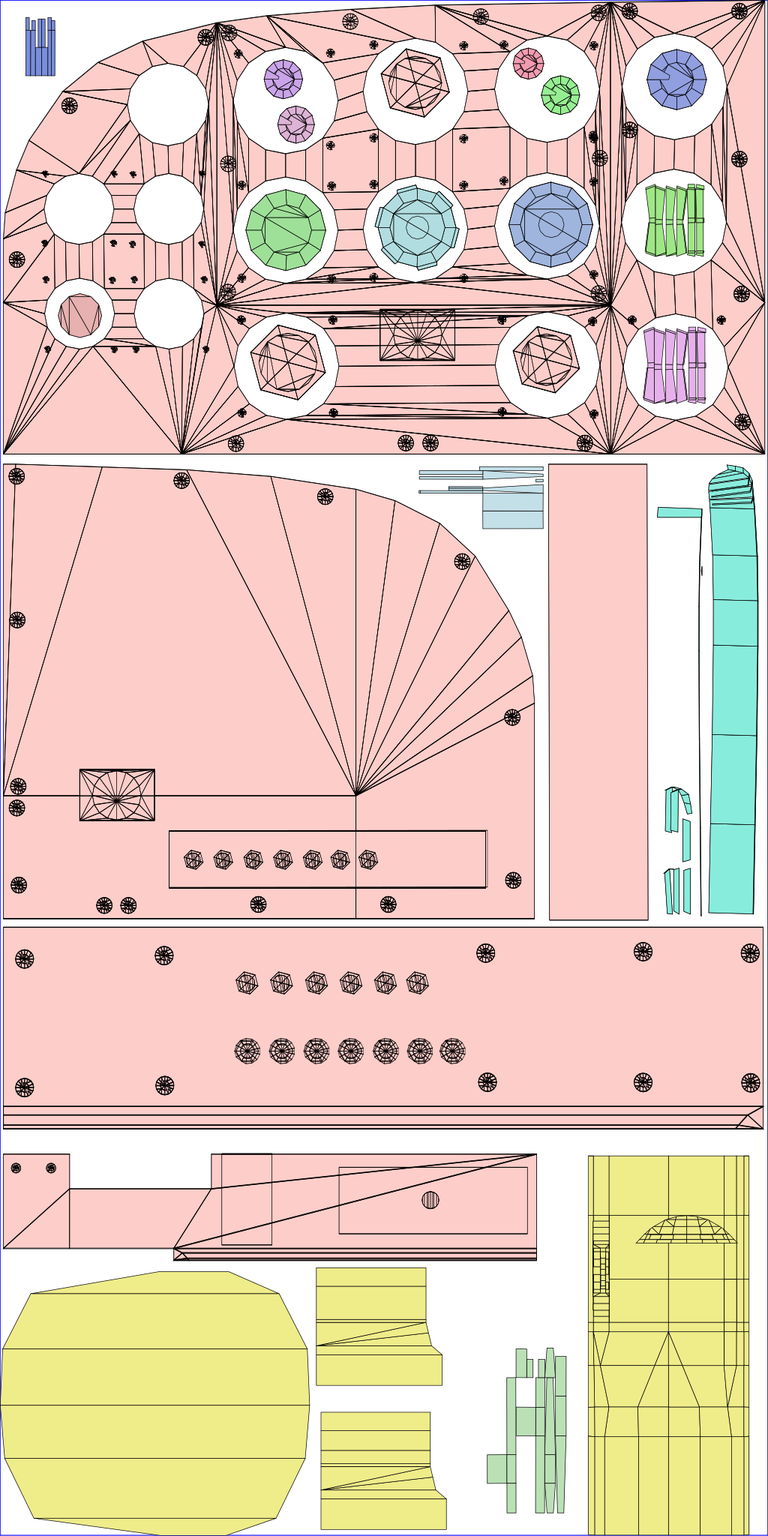
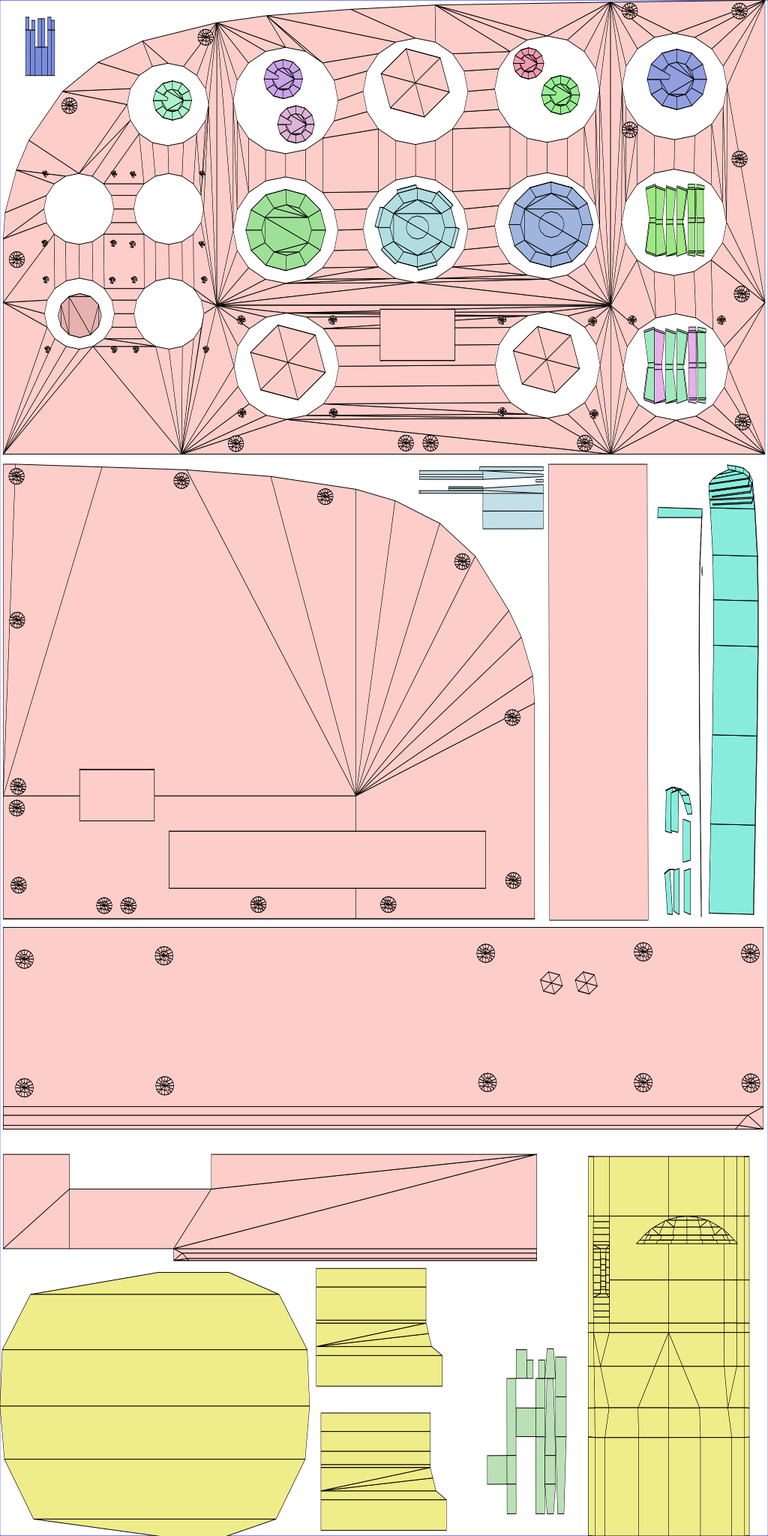
The second 768×1536 image is a revision of the first. Changes to its layers:
renamed "PanelTexturing-MainPanel.png" to "PanelTexturing-MainPanel.png #1", painted on it over [0, 0, 768, 1536]
